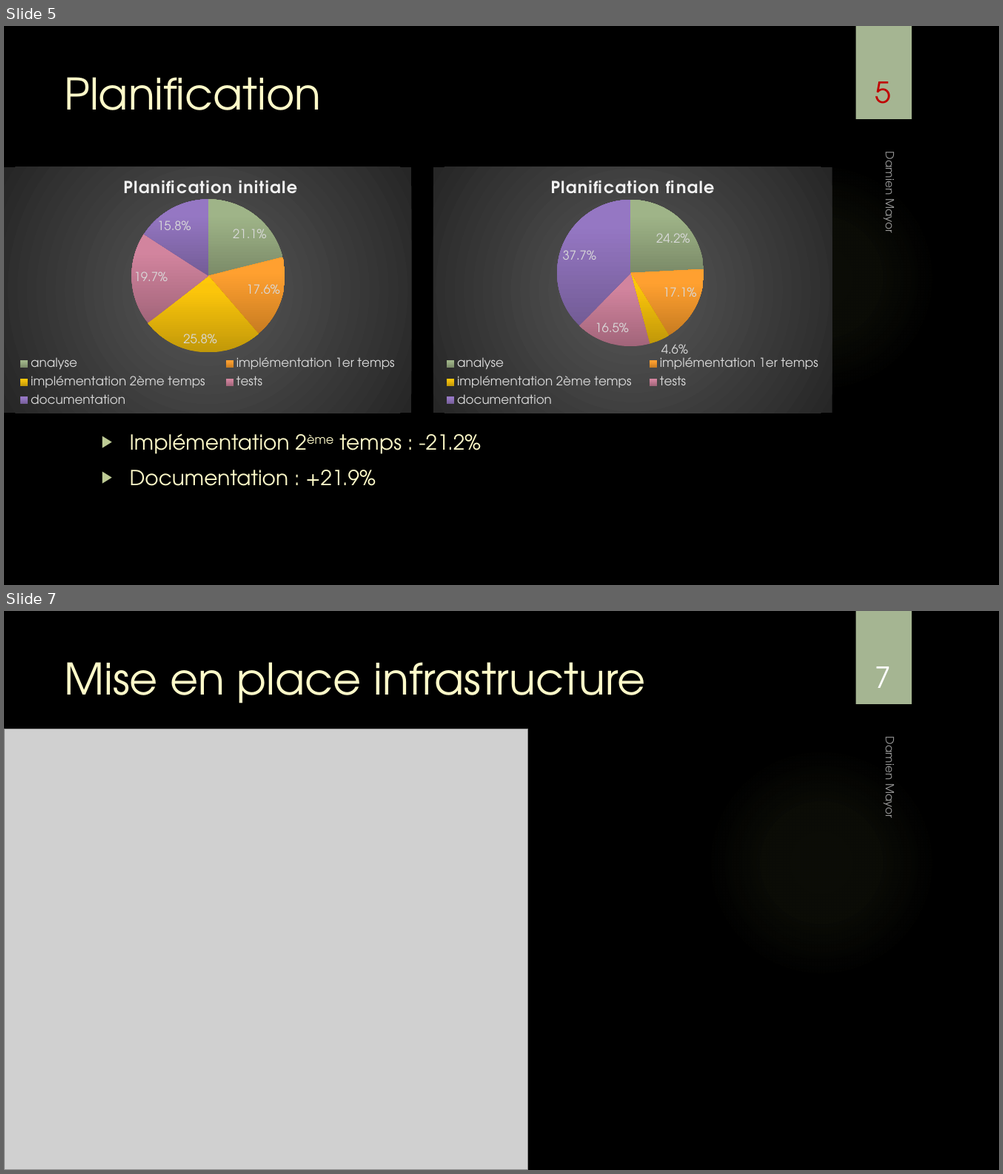
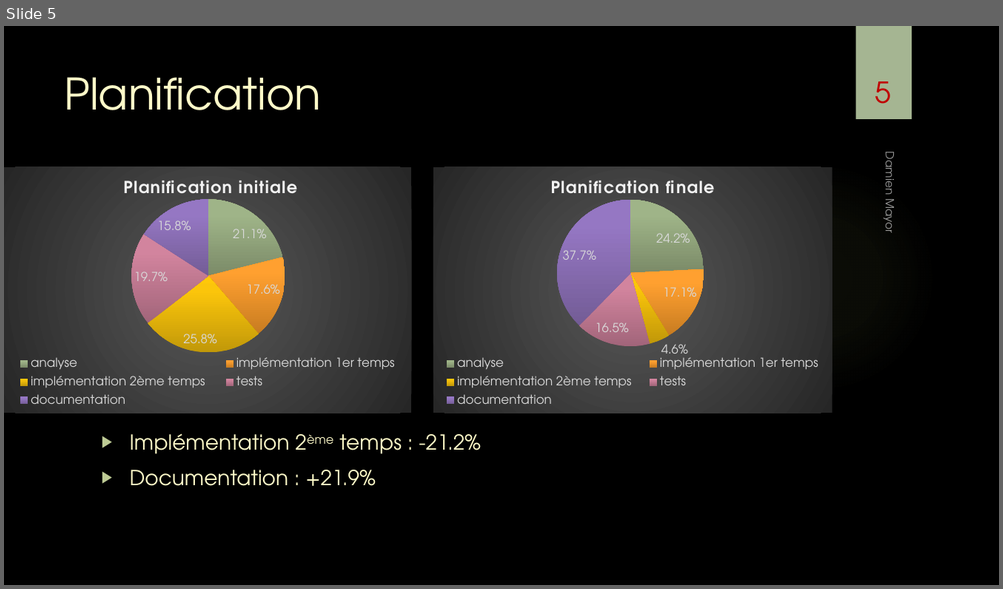
Before and after one commit to damienmayor/TPI, a slide deck: Présentation/Présentation TPI DMA.pptx. Shown one above the other, each under a label of ours: slides 5 and 7 before the commit, slide 5 after it; the slides between them are not shown. The pictures are 1003x1174 and 1003x589 pixels, drawn with LibreOffice and Linux fonts; fonts in the diff are those of the drawing; grey boxes stand for pictures; background and template pictures are left out. Boxes give left, top, right and bottom in pixels: in the first picture for what was removed or moved away, otherwise in the second. Text is boxed around its words. In the diff, an @@ line names an element or a change of style, - is before the commit and + after.

Commit message:
mise à jour présentation

```diff
--- a/Présentation/Présentation TPI DMA.pptx
+++ b/Présentation/Présentation TPI DMA.pptx
@@ slide 7 removed at (4, 611, 999, 1170), background picture (left out); not listed: 2 template elements that a slide beside it also shows @@
@@ title removed at (64, 662, 645, 703) @@
-Mise en place infrastructure
@@ page number removed at (875, 667, 891, 688) @@
-7
@@ picture removed at (4, 729, 528, 1170) @@
@@ text removed at (879, 741, 899, 817) @@
-Damien Mayor
```
Also in this commit, not shown: 12 slides changed, 4 slides added, 3 other slides removed, 1 other file.
